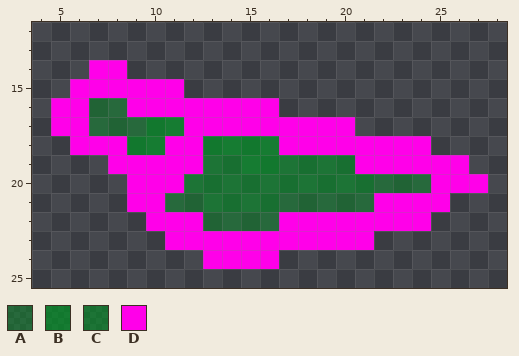
Edited in one commit: pixel-art sprite (resources/gfx/items/trinkets/buta-chan/leafneedle.png). The first picture shows the starting point.
The file is 32x32 pixels. Colours within 5 levels of each other are drawn and written as one. Shown: x 4..28, y 12..25.
Palette (. is transparent): A #00942570  B #009425af  C #00942594  D #ff00e9
New version:
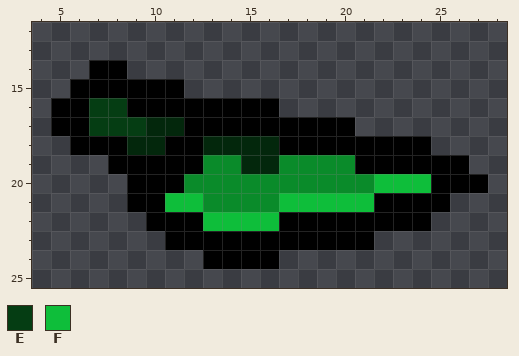
Colours new in this view: E #053d13  F #0ebe3a
From old to new:
Colour B changes from #009425af to #03270c.
Colour C changes from #00942594 to #0a8b2a.
Colour D changes from #ff00e9 to #000000.
Colour A becomes colour E in row 16 at x 7 to 8; in row 17 at x 7 to 9.
Colour A becomes colour F in row 20 at x 22 to 24; in row 21 at x 11 to 12 and 17 to 21; in row 22 at x 13 to 16.
Boxes around the changes in both pictures, in picture pixels (x1, y1, x2, y2):
changed: (51, 60, 488, 269)
